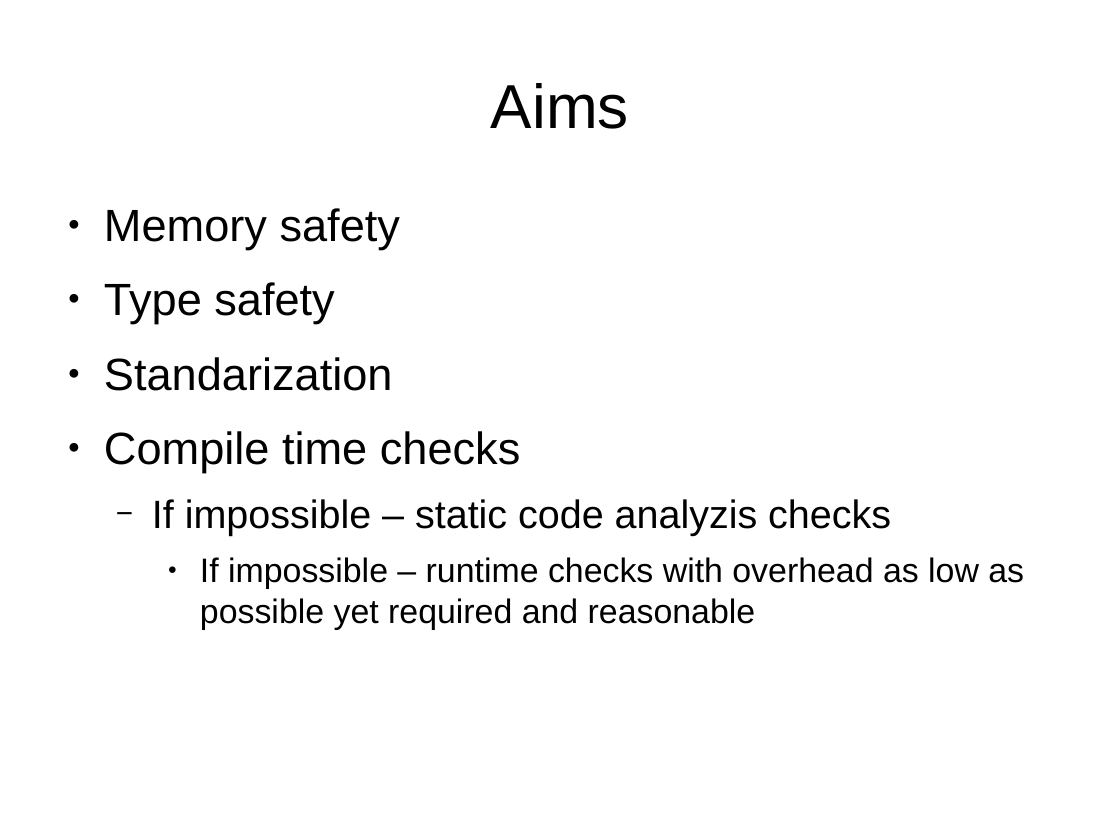
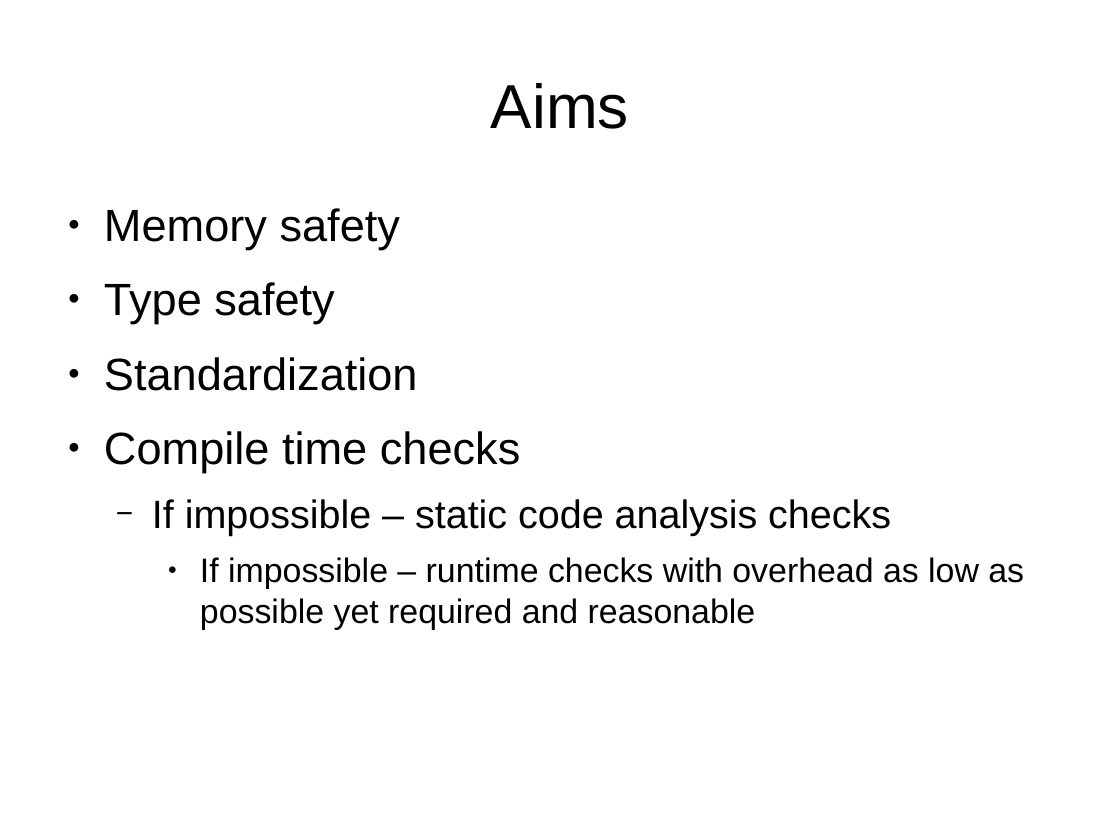
Before and after one commit to mjgrzybek/gsl_intro, a slide deck: slide 5 of slides.odp. Drawn at 1120x840 pixels with LibreOffice and Linux fonts; fonts in the diff are those of the drawing. Boxes give left, top, right and bottom in pixels: in the first picture for what was removed or moved away, otherwise in the second. Text is boxed around its words. In the diff, an @@ line names an element or a change of style, - is before the commit and + after.

Commit message:
slides updated

```diff
--- a/slides.odp
+++ b/slides.odp
@@ text at [104,357,418,391]: text changed @@
-● Standarization
+● Standardization
@@ text at [152,499,891,536]: text changed @@
-  − If impossible – static code analyzis checks
+  − If impossible – static code analysis checks
```
Also in this commit, not shown: 1 other slide changed.
